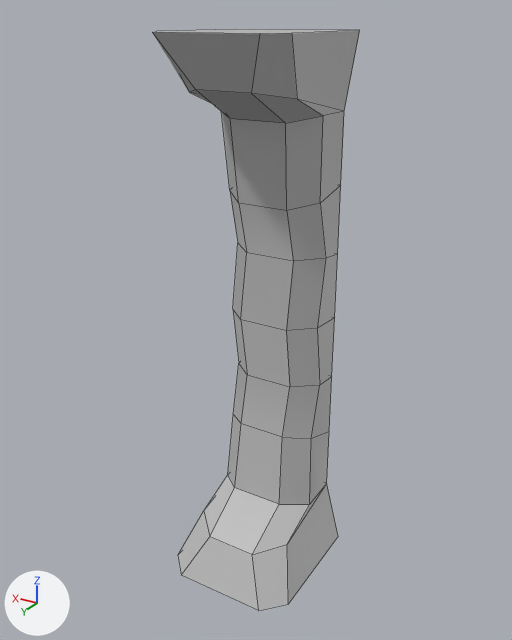
Before and after pictures for a commit that changed the FBX model sem_3/Environments/chambrant.fbx.
Before and after are seen from a 50 mm lens placed at (-2.41, 4.5, 2.09), pointed at (0.0, 0.48, 0.08). Arrows for +X, +Y and +Z are at lower left; the lights stay in place. Mesh edges are drawn as thin lines. Where no turn or scale is listed for an object, it has been applied to the vertices.

Script lines for the objects in view, before the commit:
```python
me_mesh = bpy.data.meshes.new('Mesh')
me_mesh.from_pydata(...)  # 62 vertices, 60 faces; spans x -0.52..0.52, y -0.13..0.93, z -2.0..2.0
me_mesh.materials.append(mat_lambert1)  # grey #bcbcbc
ob_chambrant = bpy.data.objects.new('chambrant', me_mesh)
ob_chambrant.location = (0.0, 0.106, 0.0)
```
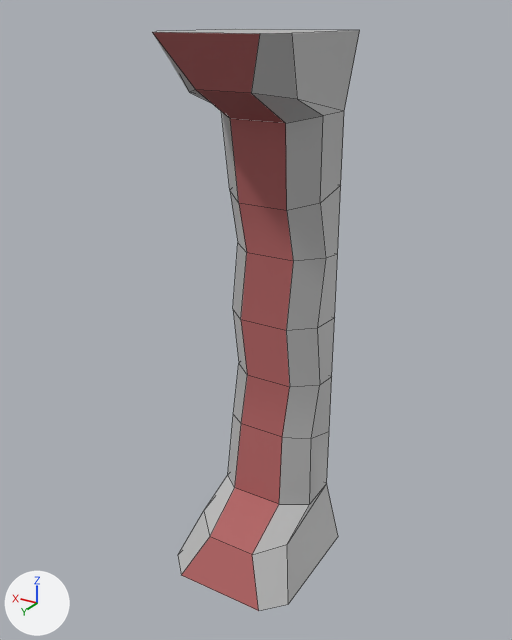
What differs and where, as boxes (x1, y1, x2, y2) in the pictures (512 x 640 px):
part 1 of me_mesh, recoloured (grey to brown): (152, 32, 293, 611) in both

The edits, one by one:
Material 'PaintedMetal' (mat_paintedmetal) is new.
Its base color is (0.44, 0.121, 0.121) (brown #b16262).
Its roughness is 0.749.
me_mesh has 62 vertices, 60 faces and spans x -0.52..0.52, y -0.13..0.93, z -2.0..2.0.
me_mesh is used by ob_chambrant; location (0.0, 0.106, 0.0).
me_mesh part 1: all 10 faces centred in x 0.0, y 0.23..0.85, z -1.84..1.84 switch from mat_lambert1 (grey #bcbcbc) to mat_paintedmetal (brown #b16161).
